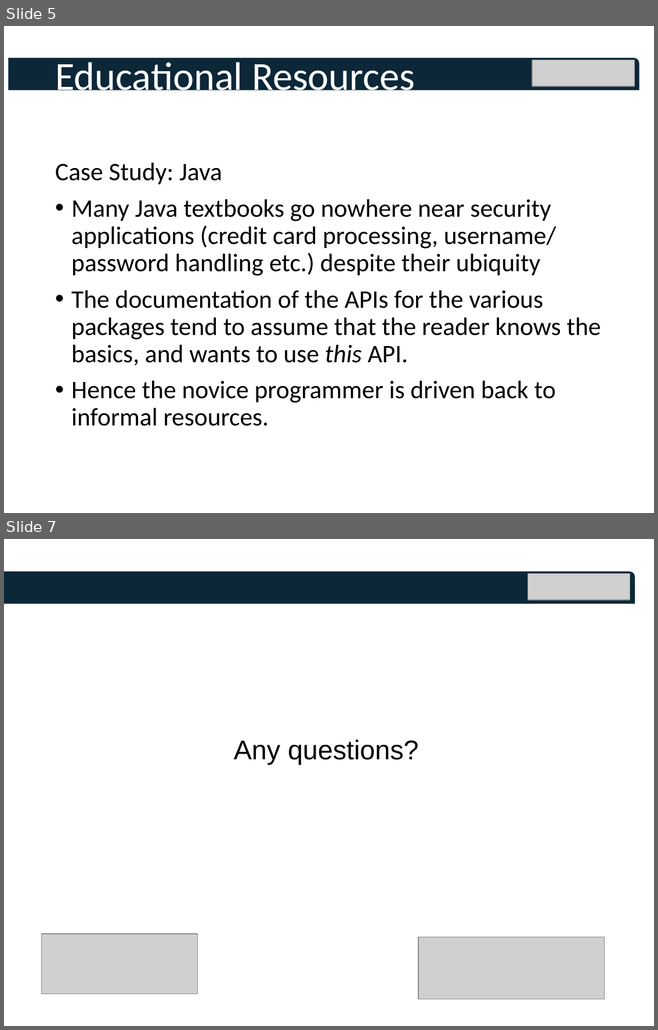
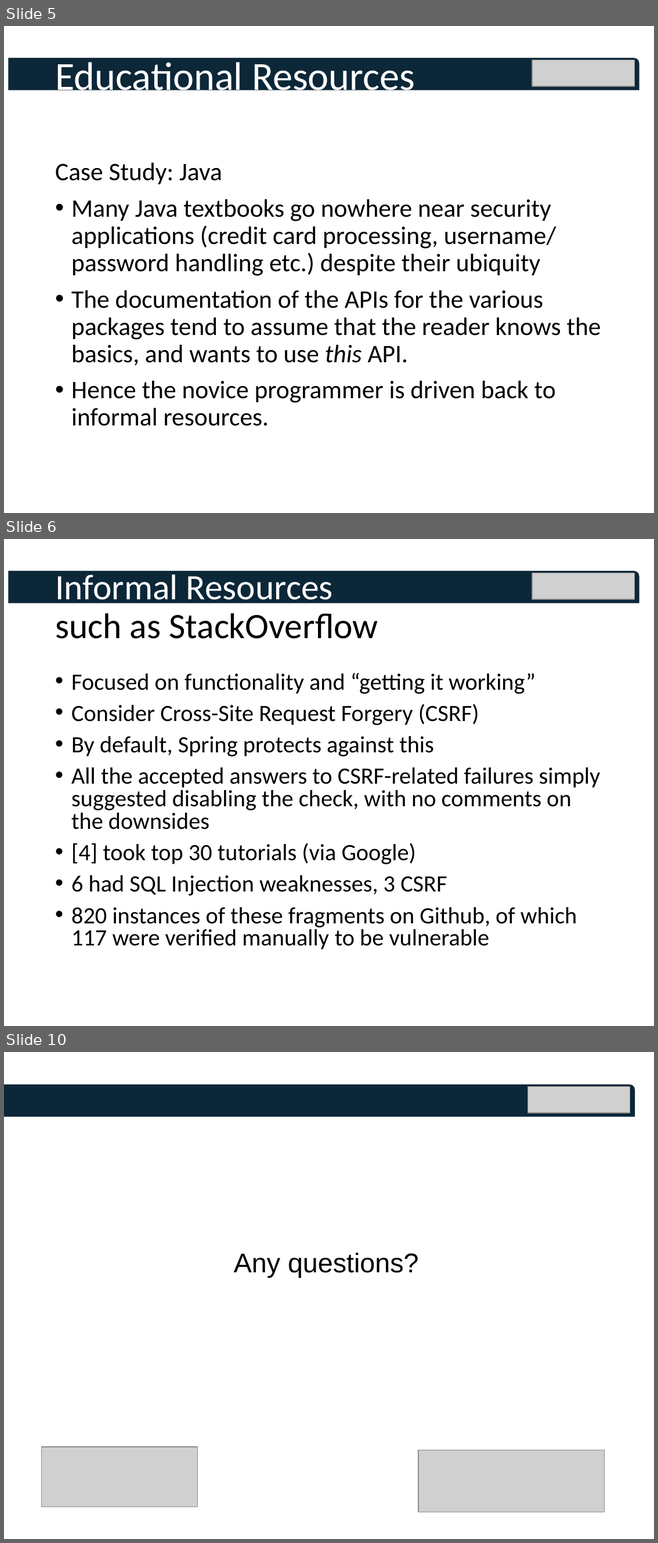
Before and after one commit to tomcrick/FIE2019, a slide deck: TalkatFI2019.pptx. Shown one above the other, each under a label of ours: slides 5 and 7 before the commit, slides 5, 6 and 10 after it; the slides between them are not shown. The pictures are 658x1030 and 658x1543 pixels, drawn with LibreOffice and Linux fonts; fonts in the diff are those of the drawing; grey boxes stand for pictures. Boxes give left, top, right and bottom in pixels: in the first picture for what was removed or moved away, otherwise in the second. Text is boxed around its words. In the diff, an @@ line names an element or a change of style, - is before the commit and + after.

```diff
--- a/TalkatFI2019.pptx
+++ b/TalkatFI2019.pptx
@@ slide 6 added at (x1=4, y1=539, x2=654, y2=1026), background #FFFFFF @@
@@ round rect added at (x1=9, y1=571, x2=639, y2=603), fill #0C2738 @@
@@ title added at (x1=55, y1=570, x2=378, y2=639), 39.6 pt, text #000000 @@
+Informal Resources
+such as StackOverflow
@@ picture added at (x1=532, y1=573, x2=634, y2=599) @@
@@ text added at (x1=71, y1=673, x2=600, y2=950), 25.9 pt, text #000000 @@
+• Focused on functionality and “getting it working”
+• Consider Cross-Site Request Forgery (CSRF)
+• By default, Spring protects against this
+• All the accepted answers to CSRF-related failures simply suggested disabling the check, with no comments on the downsides
+• [4] took top 30 tutorials (via Google)
+• 6 had SQL Injection weaknesses, 3 CSRF
+• 820 instances of these fragments on Github, of which 117 were verified manually to be vulnerable
@@ what was slide 7 is now slide 10 @@
```
Also in this commit, not shown: 1 slide changed, 3 other slides added.
